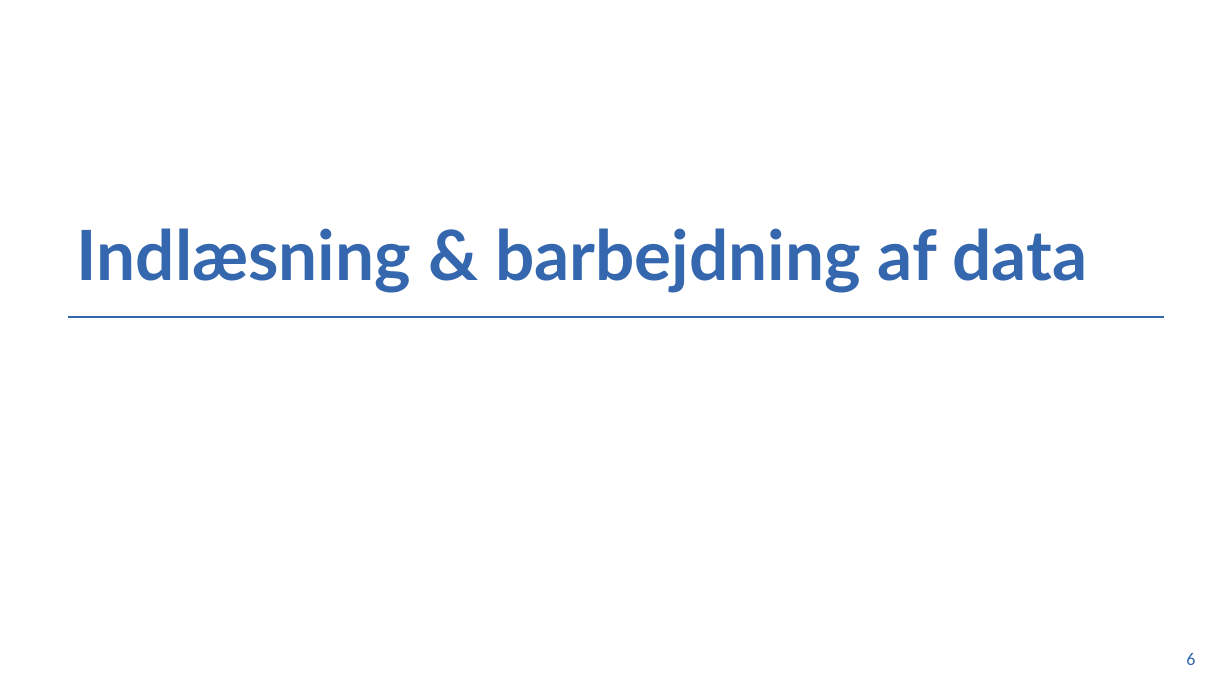
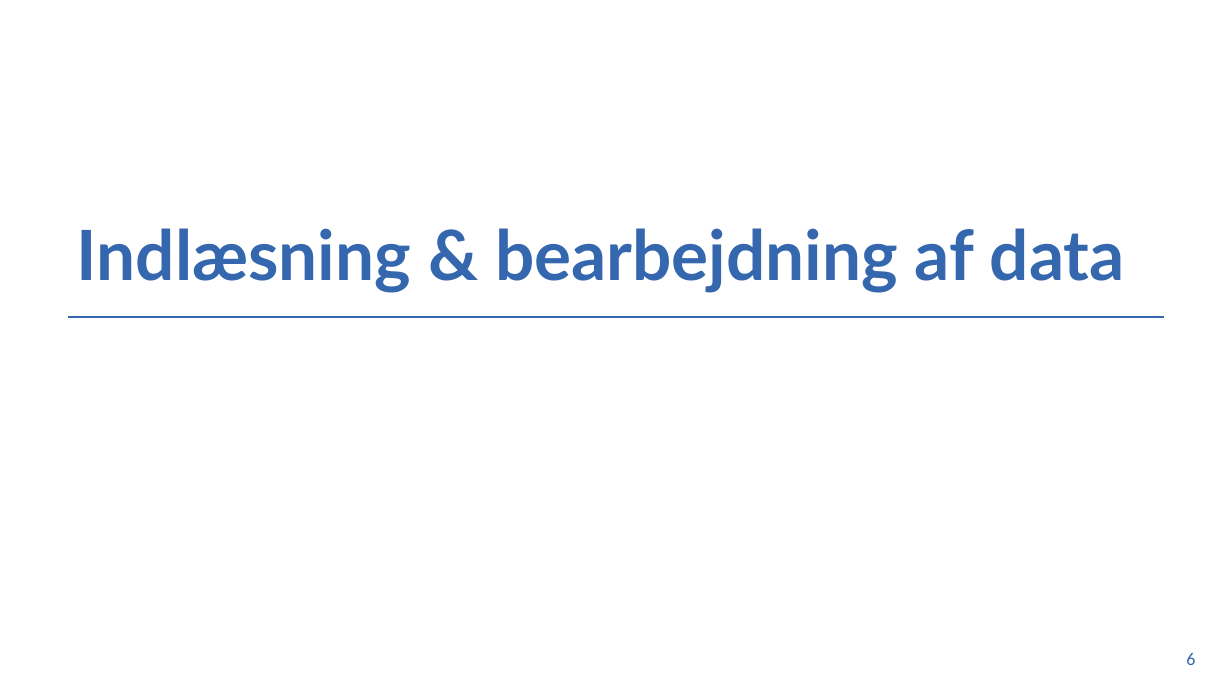
Before and after one commit to GamerdingerA/agamerdinger, a slide deck: slide 6 of content/teaching/virksomhedsstrategi/lektion01/lektion01-powerpoint.pptx. Drawn at 1232x693 pixels with LibreOffice and Linux fonts; fonts in the diff are those of the drawing. Boxes give left, top, right and bottom in pixels: in the first picture for what was removed or moved away, otherwise in the second. Text is boxed around its words. In the diff, an @@ line names an element or a change of style, - is before the commit and + after.

```diff
--- a/content/teaching/virksomhedsstrategi/lektion01/lektion01-powerpoint.pptx
+++ b/content/teaching/virksomhedsstrategi/lektion01/lektion01-powerpoint.pptx
@@ title at (x1=77, y1=228, x2=1125, y2=293): text changed @@
-Indlæsning & barbejdning af data
+Indlæsning & bearbejdning af data
```
Also in this commit, not shown: 1 other file.
